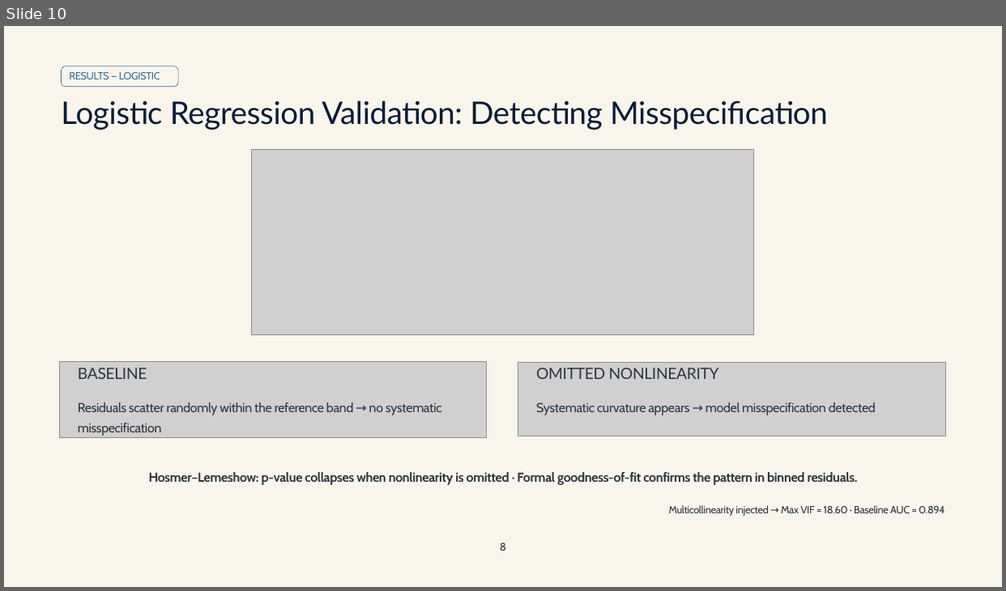
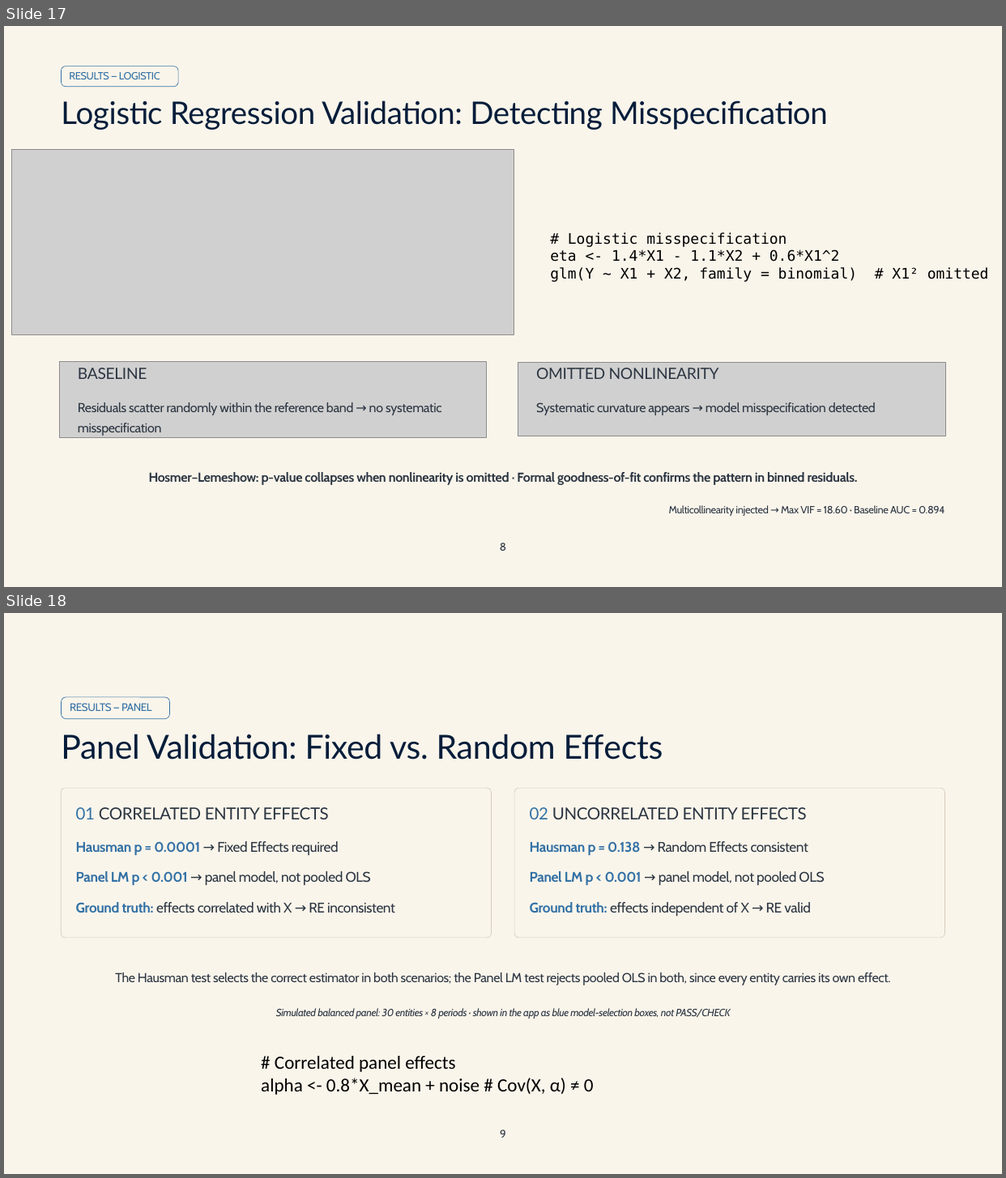
Before and after one commit to Anindo21/AdvancedR, a slide deck: presentation/Advanced_R_Presentation.pptx. Shown one above the other, each under a label of ours: slide 10 before the commit, slides 17 and 18 after it. The pictures are 1006x591 and 1006x1178 pixels, drawn with LibreOffice and Linux fonts; fonts in the diff are those of the drawing; grey boxes stand for pictures; background and template pictures are left out. Boxes give left, top, right and bottom in pixels: in the first picture for what was removed or moved away, otherwise in the second. Text is boxed around its words. In the diff, an @@ line names an element or a change of style, - is before the commit and + after.

```diff
--- a/presentation/Advanced_R_Presentation.pptx
+++ b/presentation/Advanced_R_Presentation.pptx
@@ slide 18 added at (x1=4, y1=613, x2=1002, y2=1174), background picture (left out); not listed: 1 template element that a slide beside it also shows @@
@@ rectangle added at (x1=4, y1=613, x2=1002, y2=1174), fill #FAF5EB at 5% opacity @@
@@ rounded rectangle added at (x1=61, y1=697, x2=169, y2=719), outline #3371A5 0.5 pt @@
@@ text added at (x1=70, y1=703, x2=151, y2=711), 10.5 pt, text #3371A5 @@
+RESULTS — PANEL
@@ text added at (x1=61, y1=734, x2=663, y2=760), 32 pt, text #051D3A @@
+Panel Validation: Fixed vs. Random Effects
@@ rounded rectangle added at (x1=61, y1=788, x2=492, y2=938), fill #FAF5EB, outline #D5CDBE 0.5 pt @@
@@ rounded rectangle added at (x1=514, y1=788, x2=945, y2=938), fill #FAF5EB, outline #D5CDBE 0.5 pt @@
@@ text added at (x1=76, y1=807, x2=329, y2=820), 16 pt, text #2B3541 @@
+01 CORRELATED ENTITY EFFECTS
@@ text added at (x1=530, y1=807, x2=807, y2=820), 16 pt, text #2B3541 @@
+02 UNCORRELATED ENTITY EFFECTS
@@ text added at (x1=76, y1=841, x2=395, y2=913), 13.5 pt, text #2B3541 @@
+Hausman p = 0.0001 → Fixed Effects required
+Panel LM p < 0.001 → panel model, not pooled OLS
+Ground truth: effects correlated with X → RE inconsistent
@@ text added at (x1=530, y1=841, x2=824, y2=916), 13.5 pt, text #2B3541 @@
+Hausman p = 0.138 → Random Effects consistent
+Panel LM p < 0.001 → panel model, not pooled OLS
+Ground truth: effects independent of X → RE valid
@@ text added at (x1=115, y1=973, x2=891, y2=986), 12.5 pt, text #2B3541 @@
+The Hausman test selects the correct estimator in both scenarios; the Panel LM test rejects pooled OLS in both, since every entity carries its own effect.
@@ text added at (x1=276, y1=1008, x2=730, y2=1019), 10 pt, text #2B3541, italic @@
+Simulated balanced panel: 30 entities × 8 periods · shown in the app as blue model-selection boxes, not PASS/CHECK
@@ text added at (x1=261, y1=1056, x2=594, y2=1095), 18 pt, text #000000 @@
+# Correlated panel effects
+alpha <- 0.8*X_mean + noise # Cov(X, α) ≠ 0
@@ text added at (x1=500, y1=1130, x2=506, y2=1138), 10.5 pt, text #2B3541 @@
+9
@@ what was slide 10 is now slide 17 @@
@@ slide 17 changed as well @@
@@ picture moved from (x1=252, y1=149, x2=754, y2=335) to (x1=11, y1=149, x2=513, y2=335) @@
@@ text added at (x1=550, y1=233, x2=989, y2=282), 14 pt, text #000000 @@
+# Logistic misspecification
+eta <- 1.4*X1 - 1.1*X2 + 0.6*X1^2
+glm(Y ~ X1 + X2, family = binomial) # X1² omitted
```
Also in this commit, not shown: 16 other slides changed, 11 other slides added, 5 other files.
